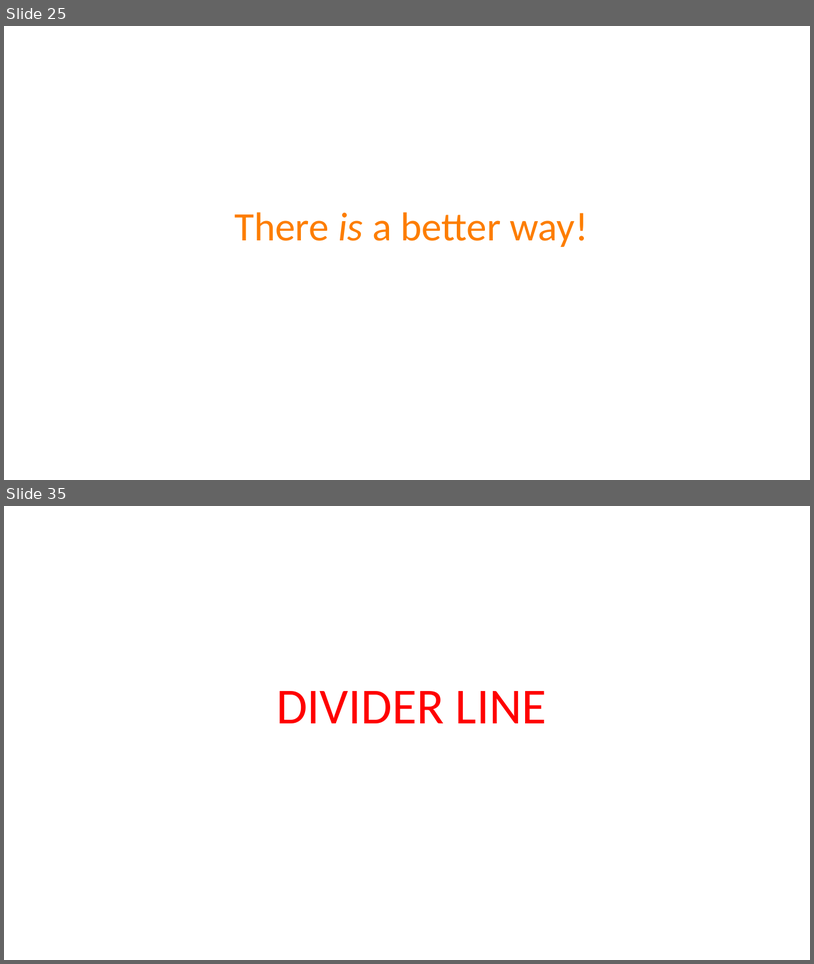
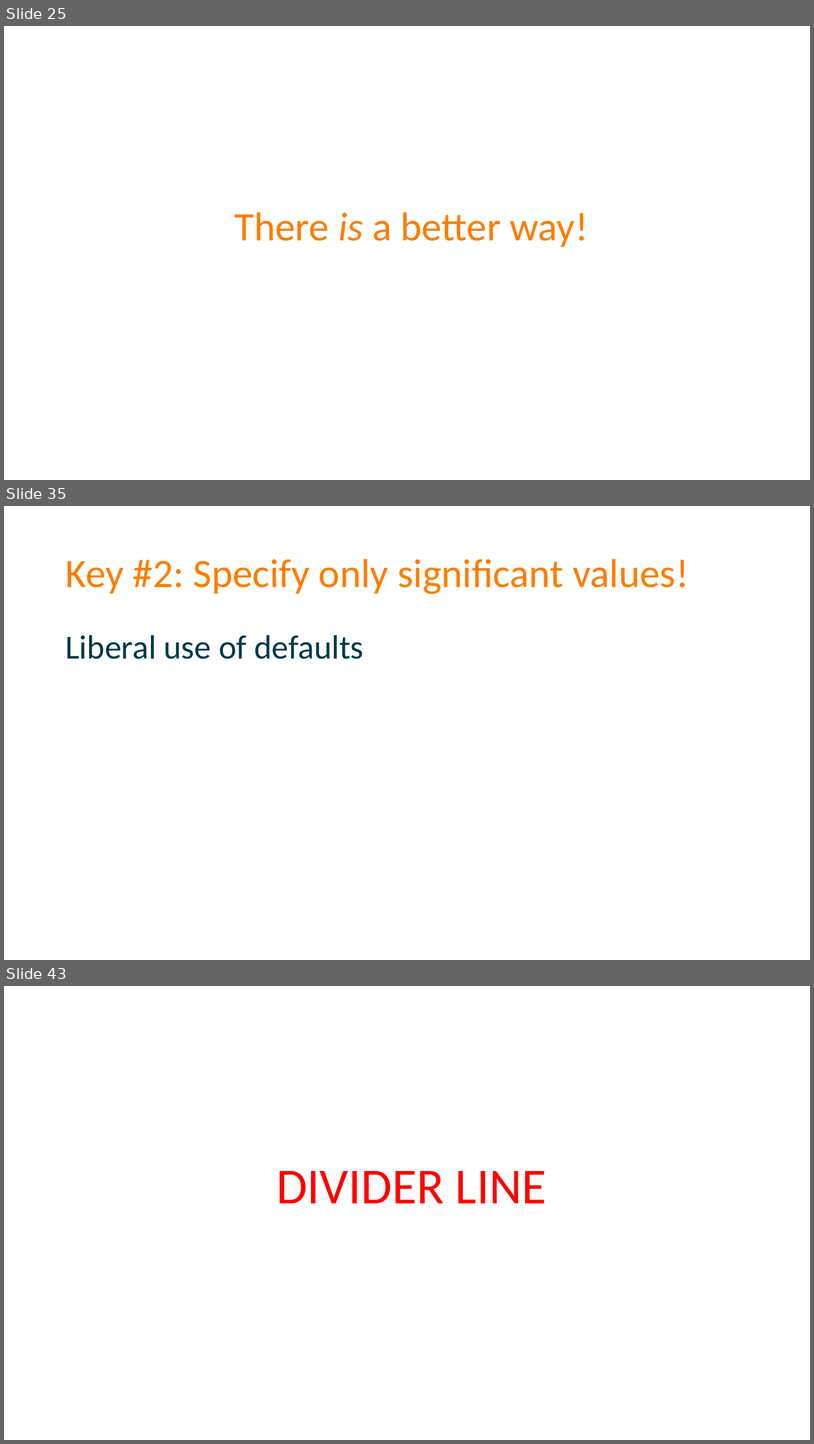
Before and after one commit to spetryjohnson/Talk-Patterns_of_Effective_Test_Setup, a slide deck: POETS - CodeMash 2017.pptx. Shown one above the other, each under a label of ours: slides 25 and 35 before the commit, slides 25, 35 and 43 after it; the slides between them are not shown. The pictures are 814x964 and 814x1444 pixels, drawn with LibreOffice and Linux fonts; fonts in the diff are those of the drawing. Boxes give left, top, right and bottom in pixels: in the first picture for what was removed or moved away, otherwise in the second. Text is boxed around its words. In the diff, an @@ line names an element or a change of style, - is before the commit and + after.

```diff
--- a/POETS - CodeMash 2017.pptx
+++ b/POETS - CodeMash 2017.pptx
@@ slide 35 added at (4, 506, 810, 960), background #FFFFFF @@
@@ title added at (65, 559, 689, 594), 48 pt, text #FD7D00 @@
+Key #2: Specify only significant values!
@@ text added at (65, 635, 364, 659), 40 pt, text #013947 @@
+Liberal use of defaults
@@ what was slide 35 is now slide 43 @@
```
Also in this commit, not shown: 5 slides changed, 11 other slides added, 4 slides removed, 1 other file.
